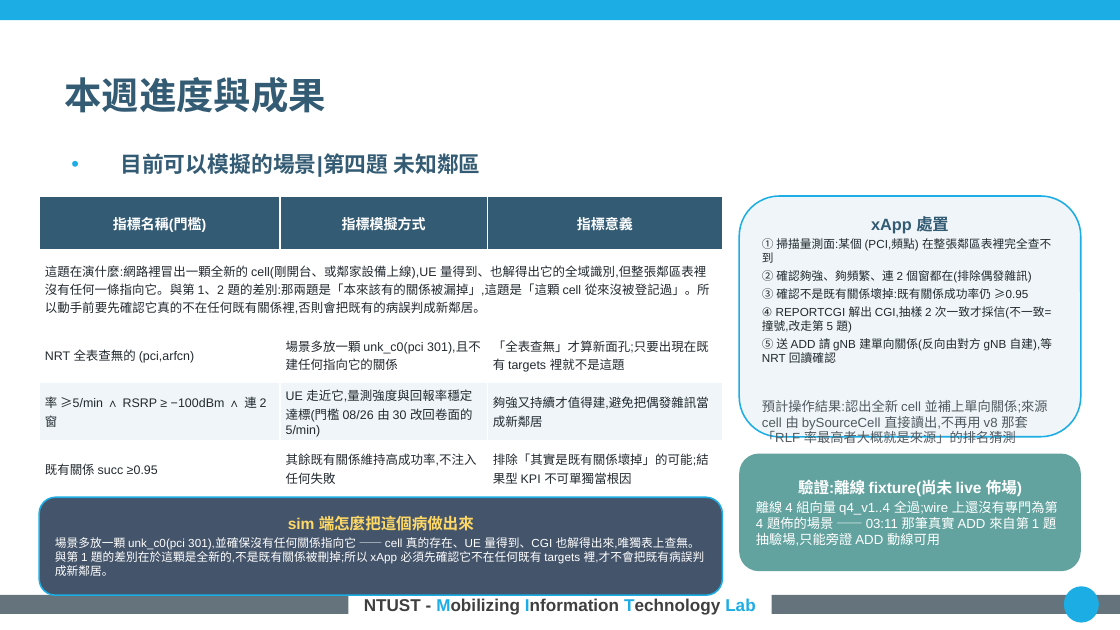
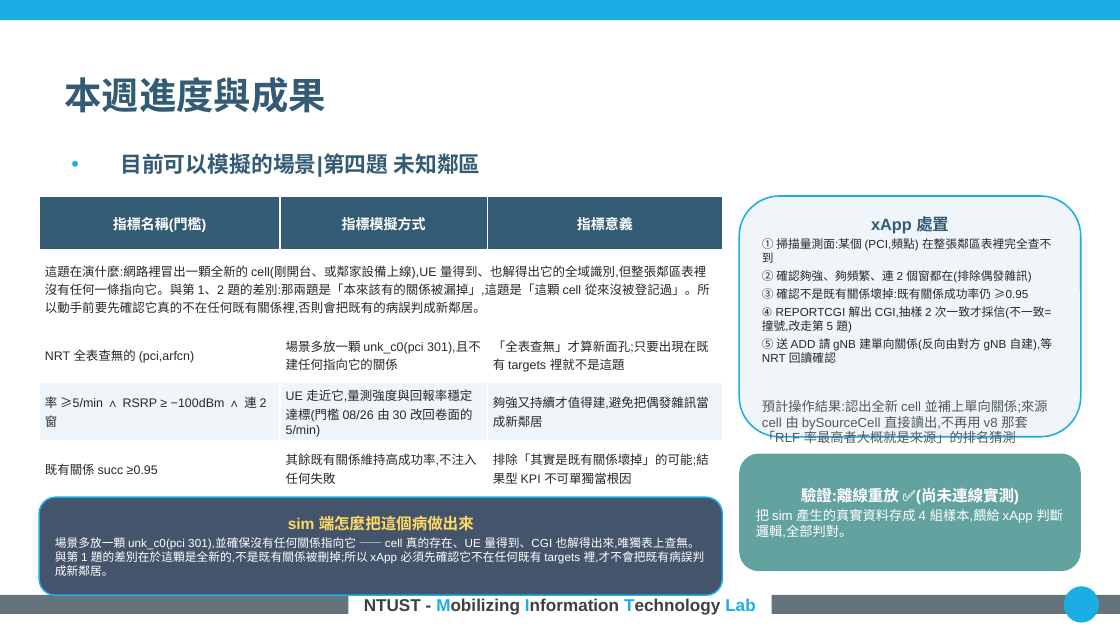
Before and after one commit to kimOuO/RAN-sim-OAI, a slide deck: slide 7 of docs/report/8_27_進度報告_v10十二題.pptx. Drawn at 1120x630 pixels with LibreOffice and Linux fonts; fonts in the diff are those of the drawing; background and template pictures are left out. Boxes give left, top, right and bottom in pixels: in the first picture for what was removed or moved away, otherwise in the second. Text is boxed around its words. In the diff, an @@ line names an element or a change of style, - is before the commit and + after.

```diff
--- a/docs/report/8_27_進度報告_v10十二題.pptx
+++ b/docs/report/8_27_進度報告_v10十二題.pptx
@@ text in rounded rectangle at (756, 488, 1063, 538): text changed @@
-驗證:離線 fixture(尚未 live 佈場)
-離線 4 組向量 q4_v1..4 全過;wire 上還沒有專門為第 4 題佈的場景 —— 03:11 那筆真實 ADD 來自第 1 題抽驗場,只能旁證 ADD 動線可用
+驗證:離線重放 ✅(尚未連線實測)
+把 sim 產生的真實資料存成 4 組樣本,餵給 xApp 判斷邏輯,全部判對。
```
Also in this commit, not shown: 4 other slides changed.
